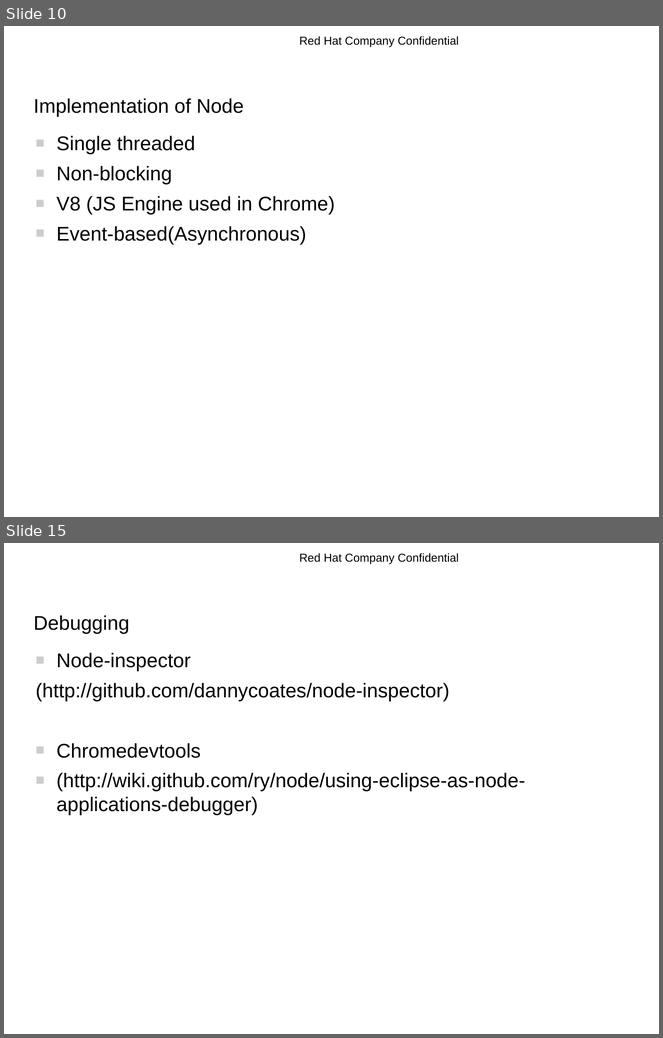
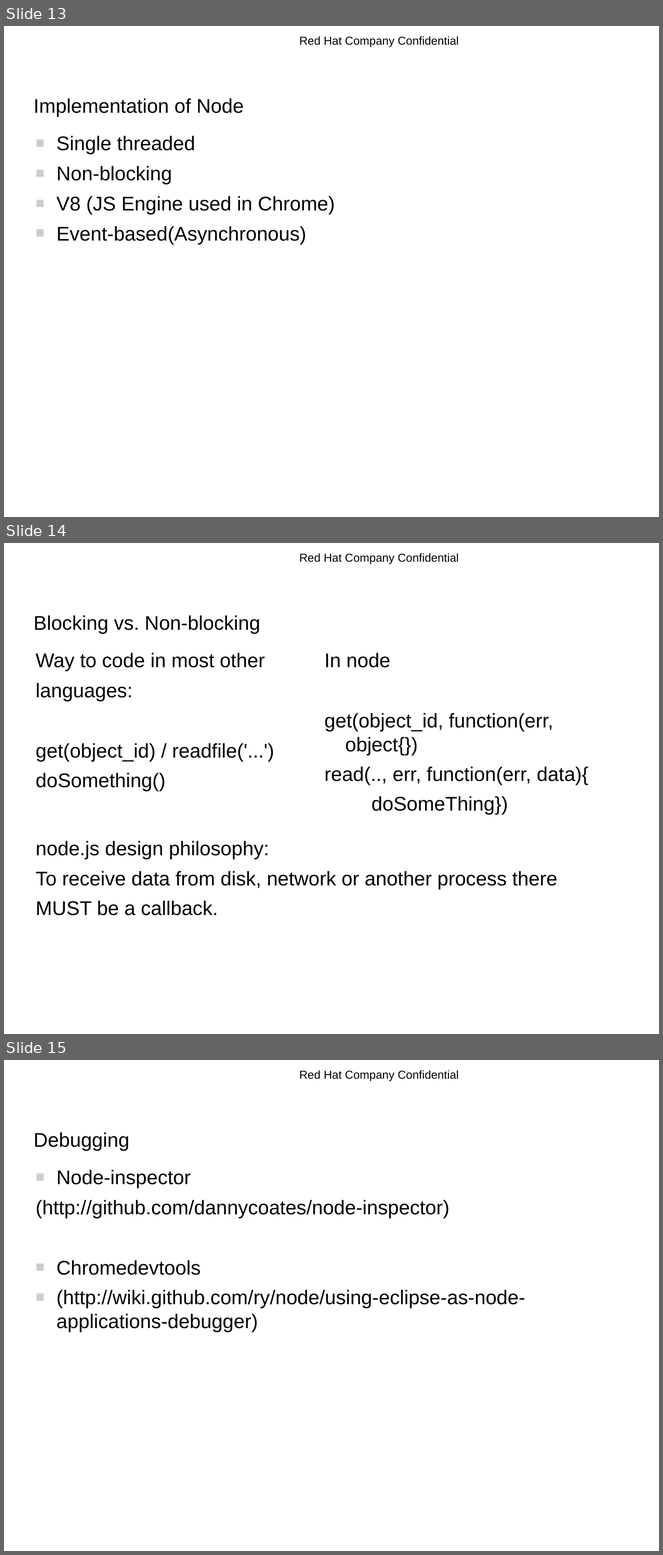
Before and after one commit to rhyw/node-trial, a slide deck: node-introduction.odp. Shown one above the other, each under a label of ours: slides 10 and 15 before the commit, slides 13, 14 and 15 after it; the slides between them are not shown. The pictures are 663x1038 and 663x1555 pixels, drawn with LibreOffice and Linux fonts; fonts in the diff are those of the drawing; background and template pictures are left out. Boxes give left, top, right and bottom in pixels: in the first picture for what was removed or moved away, otherwise in the second. Text is boxed around its words. In the diff, an @@ line names an element or a change of style, - is before the commit and + after.

Commit message:
Another update. Too late, gonna sleep.

```diff
--- a/node-introduction.odp
+++ b/node-introduction.odp
@@ slide 14 added at <box>4,543,659,1034</box>, background #FFFFFF; not listed: 1 template element that a slide beside it also shows @@
@@ title added at <box>34,615,260,634</box>, 24 pt, text #000000 @@
+Blocking vs. Non-blocking
@@ text added at <box>36,653,274,792</box>, 24 pt, text #000000 @@
+Way to code in most other
+languages:
+get(object_id) / readfile('...')
+doSomething()
@@ text added at <box>324,653,589,815</box>, 24 pt, text #000000 @@
+In node
+get(object_id, function(err, object{})
+read(.., err, function(err, data){
+  doSomeThing})
@@ text added at <box>36,841,558,916</box>, 24 pt, text #000000 @@
+node.js design philosophy:
+To receive data from disk, network or another process there
+MUST be a callback.
@@ what was slide 10 is now slide 13 @@
```
Also in this commit, not shown: 6 slides changed, 2 other slides added, 2 slides removed.
